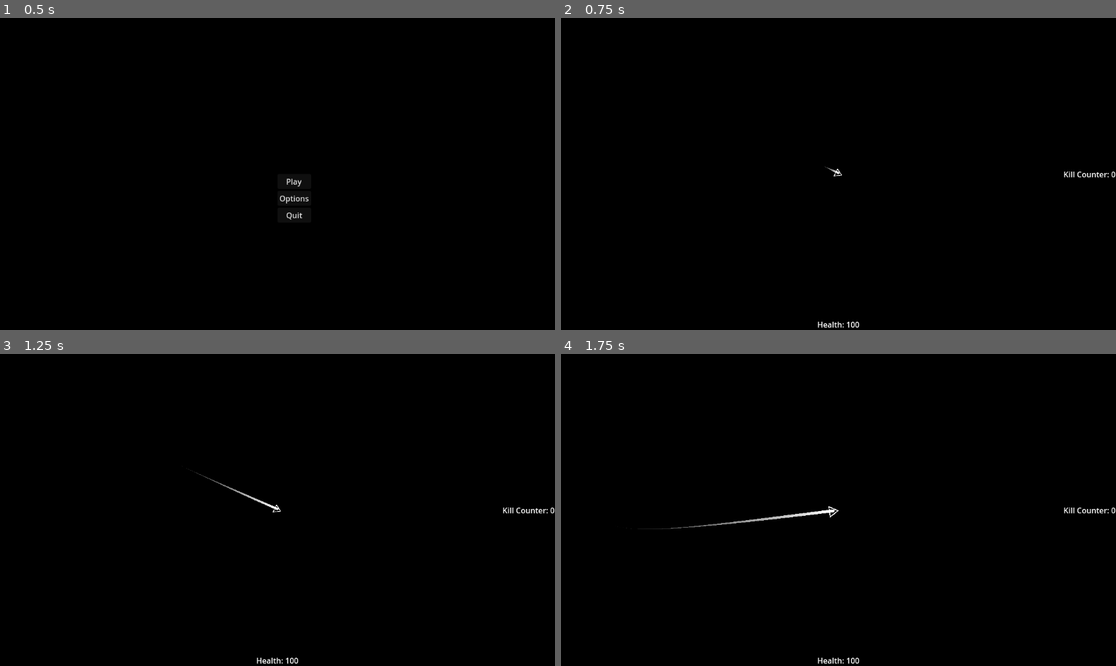
Above: before the commit, frames 1-4 (two rows, left to right).
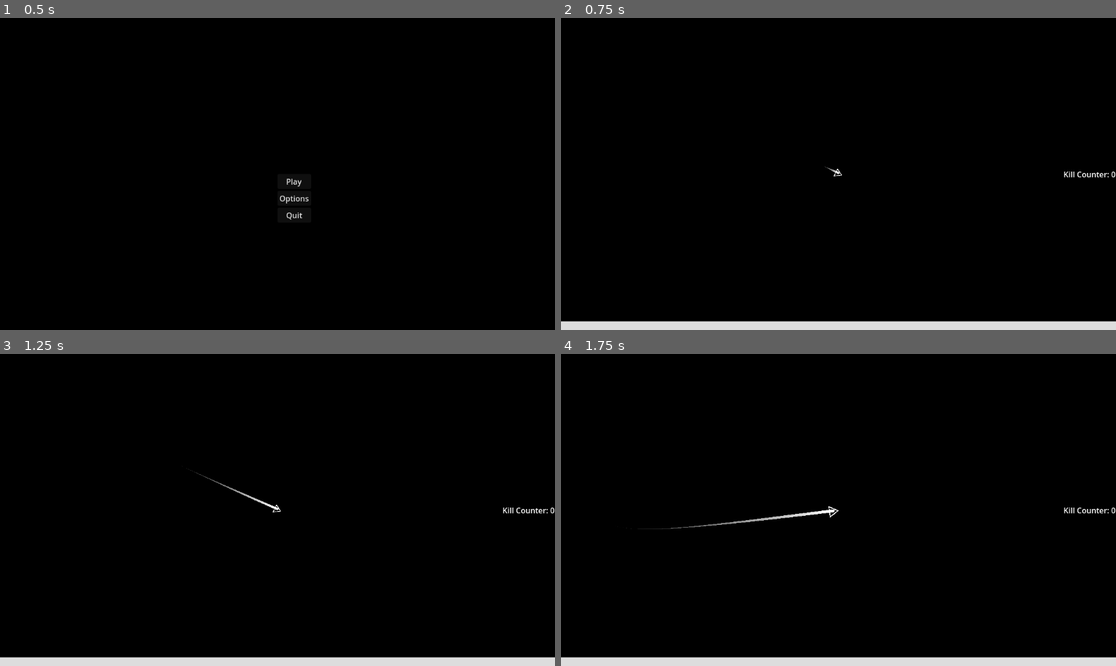
Above: after the commit, the same moments.

Repository: HazarBakir/void_blade
Game: Godot game, scene res://Scenes/main_menu.tscn
The game is run twice, just before and just after one commit, with the same random seed, the same clock (stepped at 60 frames per second) and the same inputs. The engine's default icon, where the game draws it, is replaced by a stand-in: a white triangle on a blue panel in a dark square.
Inputs (mouse positions are in pixels of both pictures, inside the frame that each line leads up to):
- Up to frame 1 (0.5 s): no input
- Up to frame 2 (0.75 s): click "Play" at 0.5 s
- Up to frame 3 (1.25 s): no input
- Up to frame 4 (1.75 s): move the mouse to (960, 494) at 1.27 s; press the mouse at (960, 494) at 1.28 s

Frame 1 is identical in both runs. In frame 2, 2.9% of the frame differs, in the area x 0-100%, y 97-100%; in frame 3, 2.9%; in frame 4, 2.9%.

Commit message:
update: health bar instead of health number

Diff:
--- a/Scripts/HealthComponent.gd
+++ b/Scripts/HealthComponent.gd
@@ -1,5 +1,6 @@
 extends Node2D
 class_name HealthComponent
+signal updateHealth
 
 @export var MAX_HEALTH: float = 100.0
 var current_health: float
@@ -11,5 +12,6 @@
 
 func damage(attack: Attack):
 	current_health -= attack.attack_damage
+	updateHealth.emit()
 	if current_health <= 0:
 		is_alive = false
--- a/Scripts/Player/health.gd
+++ b/Scripts/Player/health.gd
@@ -1,8 +1,14 @@
-extends Label
+extends ProgressBar
 @onready var health_component: HealthComponent = %player.get_node("%HealthComponent")
+var tween: Tween
 
-func _process(_delta: float) -> void:
-	if not health_component == null and health_component.current_health > 0:
-		$".".text = str("Health: ", int(health_component.current_health))
-	else:
-		$".".text = str("Health: ", 0)
+func _ready() -> void:
+	health_component.updateHealth.connect(update)
+
+func update():
+	var target_value = health_component.current_health * 100 / health_component.MAX_HEALTH
+	var duration = 0.5
+	if target_value <= 0:
+		duration = 2.5
+	tween = create_tween()
+	tween.tween_property(self, "value", target_value, duration)
--- a/Scripts/Player/player_movement.gd
+++ b/Scripts/Player/player_movement.gd
@@ -106,5 +106,5 @@
 			hitbox.damage(attack)
 			$Camera2D.screen_shake(8, 0.15)
 		else:
-			attack.attack_damage = attack_damage * 1000
+			attack.attack_damage = health_component.current_health
 			hitbox_component.damage(attack)
--- a/scenes/game_scene.tscn
+++ b/scenes/game_scene.tscn
@@ -1,9 +1,15 @@
-[gd_scene load_steps=6 format=3 uid="uid://pektlh5iak8r"]
+[gd_scene load_steps=8 format=3 uid="uid://pektlh5iak8r"]
 
 [ext_resource type="PackedScene" uid="uid://bvr6pjuau5noi" path="res://Scenes/player.tscn" id="1_w5aja"]
-[ext_resource type="Script" path="res://Scripts/Player/health.gd" id="4_1ixah"]
+[ext_resource type="Script" uid="uid://c7shxdlp0vqye" path="res://Scripts/Player/health.gd" id="4_1ixah"]
 [ext_resource type="PackedScene" uid="uid://dot0y6kbrri6e" path="res://Scenes/enemy_spawner.tscn" id="4_fiftr"]
-[ext_resource type="Script" path="res://Scripts/Player/kill_count.gd" id="4_rgj8m"]
+[ext_resource type="Script" uid="uid://dj4jlrxcrjnj2" path="res://Scripts/Player/kill_count.gd" id="4_rgj8m"]
+
+[sub_resource type="StyleBoxFlat" id="StyleBoxFlat_1ixah"]
+bg_color = Color(0.677301, 0, 0.188139, 1)
+
+[sub_resource type="StyleBoxFlat" id="StyleBoxFlat_fiftr"]
+bg_color = Color(0.864675, 0.864675, 0.864675, 1)
 
 [sub_resource type="Environment" id="Environment_6h5vk"]
 background_mode = 3
@@ -55,29 +61,32 @@
 
 [node name="CanvasLayer" type="CanvasLayer" parent="Control"]
 
-[node name="Health" type="Label" parent="Control/CanvasLayer"]
-anchors_preset = 7
-anchor_left = 0.5
+[node name="Health" type="ProgressBar" parent="Control/CanvasLayer"]
+anchors_preset = 12
 anchor_top = 1.0
-anchor_right = 0.5
+anchor_right = 1.0
 anchor_bottom = 1.0
-offset_left = -29.0
-offset_top = -23.0
-offset_right = 29.0
+offset_left = -3.0
+offset_top = -18.0
+offset_right = 3.0
+offset_bottom = 1.0
 grow_horizontal = 2
 grow_vertical = 0
-text = "HP: 100"
+theme_override_styles/background = SubResource("StyleBoxFlat_1ixah")
+theme_override_styles/fill = SubResource("StyleBoxFlat_fiftr")
+value = 100.0
+show_percentage = false
 script = ExtResource("4_1ixah")
 
-[node name="Health2" type="Label" parent="Control/CanvasLayer"]
+[node name="KillCount" type="Label" parent="Control/CanvasLayer"]
 anchors_preset = 6
 anchor_left = 1.0
 anchor_top = 0.5
 anchor_right = 1.0
 anchor_bottom = 0.5
-offset_left = -71.0
+offset_left = -75.0
 offset_top = -11.5
-offset_bottom = 11.5
+offset_bottom = 15.5
 grow_horizontal = 0
 grow_vertical = 2
 text = "KillCount:"
Not shown: 1 places in Scenes/Components/HealthComponent.tscn that only renumber resources
Not shown: 1 places in Scenes/Components/HitboxComponent.tscn that only renumber resources
Not shown: 1 places in scenes/player.tscn that only renumber resources
